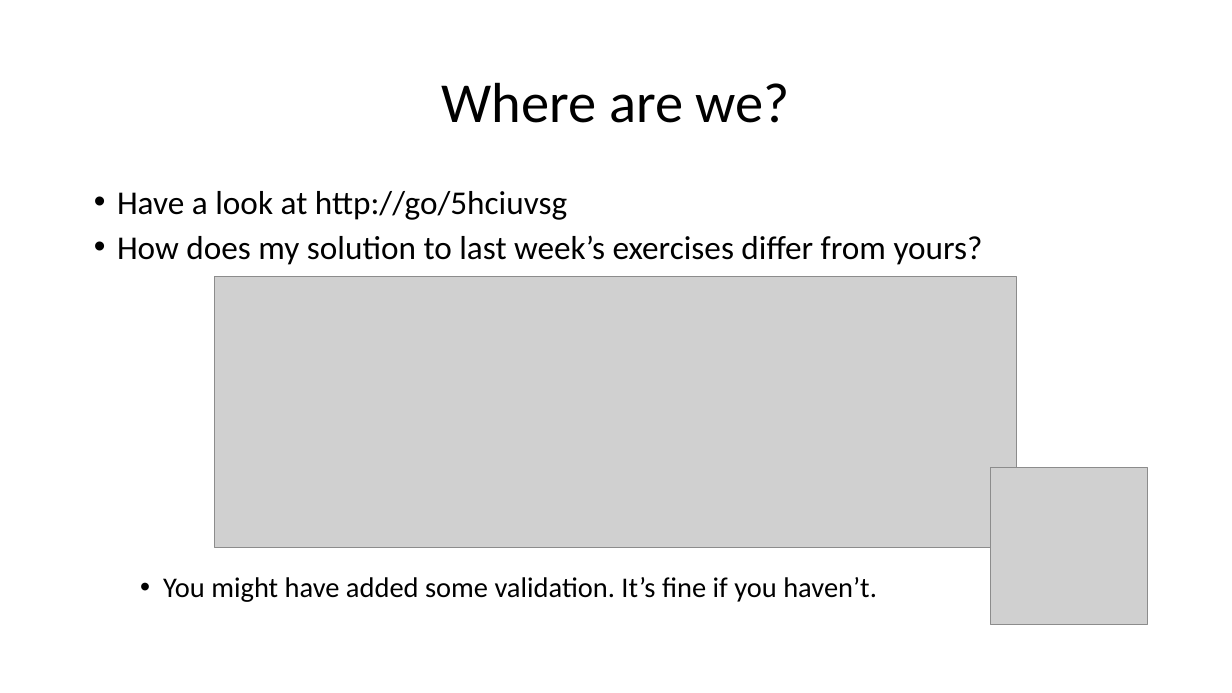
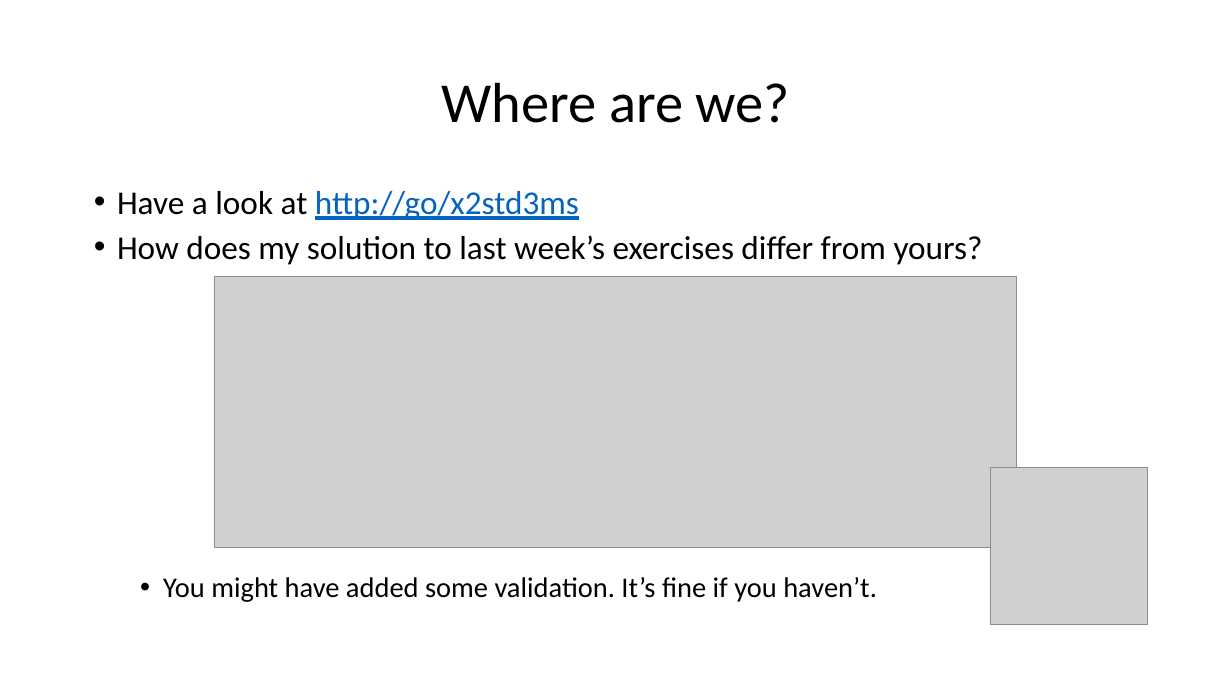
Before and after one commit to wilkotom/python_examples, a slide deck: slide 2 of Python as an additional language/Lesson 5/Session 5.pptx. Drawn at 1232x693 pixels with LibreOffice and Linux fonts; fonts in the diff are those of the drawing; grey boxes stand for pictures. Boxes give left, top, right and bottom in pixels: in the first picture for what was removed or moved away, otherwise in the second. Text is boxed around its words. In the diff, an @@ line names an element or a change of style, - is before the commit and + after.

Commit message:
Tweak to http://go url on slide 2

```diff
--- a/Python as an additional language/Lesson 5/Session 5.pptx
+++ b/Python as an additional language/Lesson 5/Session 5.pptx
@@ text at (x1=117, y1=191, x2=579, y2=220): text changed; text colour #000000 to #0563C1 @@
-• Have a look at http://go/5hciuvsg
+• Have a look at http://go/x2std3ms
```
